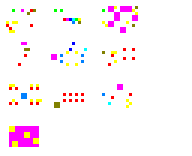
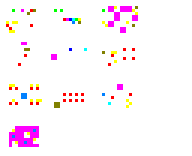
Comparing the layer stacks of the two 192×156 images. Changes:
painted on "Entities" over left=9, top=42, right=84, bottom=147
